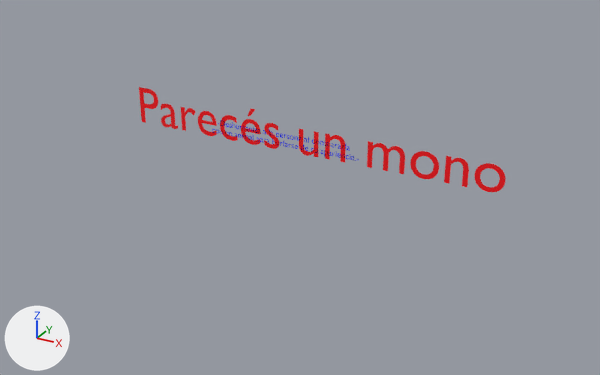
Before and after pictures for a commit that changed the glTF model assets/models/palabras2.glb.
Rendered twice from a 50 mm camera at (0.843, -1.631, 0.745) aimed at (0.004, -0.106, -0.018). Every picture has the same lights, and +X, +Y and +Z are marked at lower left. The picture after the commit comes second. Where no turn or scale is listed for an object, it has been applied to the vertices.

Objects in the first picture: 'INDIO', 'INDIO.001'.
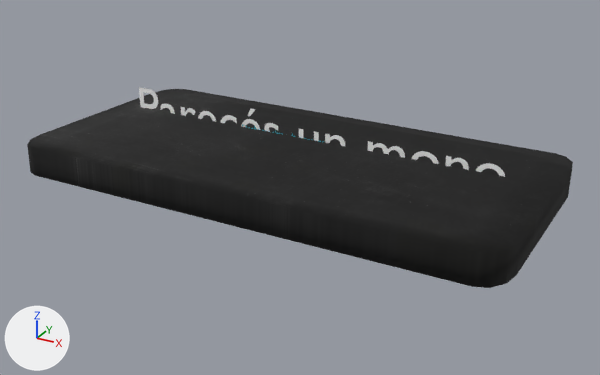
What differs and where, as boxes [x1, y1, x2, y2] in the pictures (600 x 375 px):
'PIZARRON', added
    after: [27, 89, 573, 288]
'INDIO', recoloured
    both: [139, 87, 505, 177]

Patch to the scene script:
```diff
--- a/assets/models/palabras2.glb.py
+++ b/assets/models/palabras2.glb.py
@@ img_captura_de_pantalla_2026_11_08_215138 @@
+img_captura_de_pantalla_2026_11_08_215138 = load_image('Captura de pantalla 2026-11-08 215138', '_unpacked/Captura_de_pantalla_2026-11-08_215138', 736, 593, 'sRGB')
@@ mat_material @@
 mat_material = principled_material('Material')
-mat_material.base_color = (1.0, 0.0, 0.00439)  # red #ff000e
+mat_material.base_color = (1.0, 1.0, 1.0)  # white #ffffff
@@ mat_material_002 @@
+mat_material_002 = principled_material('Material.002')
+mat_material_002.texture = img_captura_de_pantalla_2026_11_08_215138
+mat_material_002.roughness = 1.0
@@ me_cube @@
+me_cube.from_pydata(...)  # 66 vertices, 128 faces; spans x -0.572..0.574, y -0.379..0.205, z -0.076..0.008
+me_cube.materials.append(mat_material_002)  # picture img_captura_de_pantalla_2026_11_08_215138
@@ ob_pizarron @@
+ob_pizarron = bpy.data.objects.new('PIZARRON', me_cube)
+ob_pizarron.location = (-0.021, 0.0, 0.062)
```
